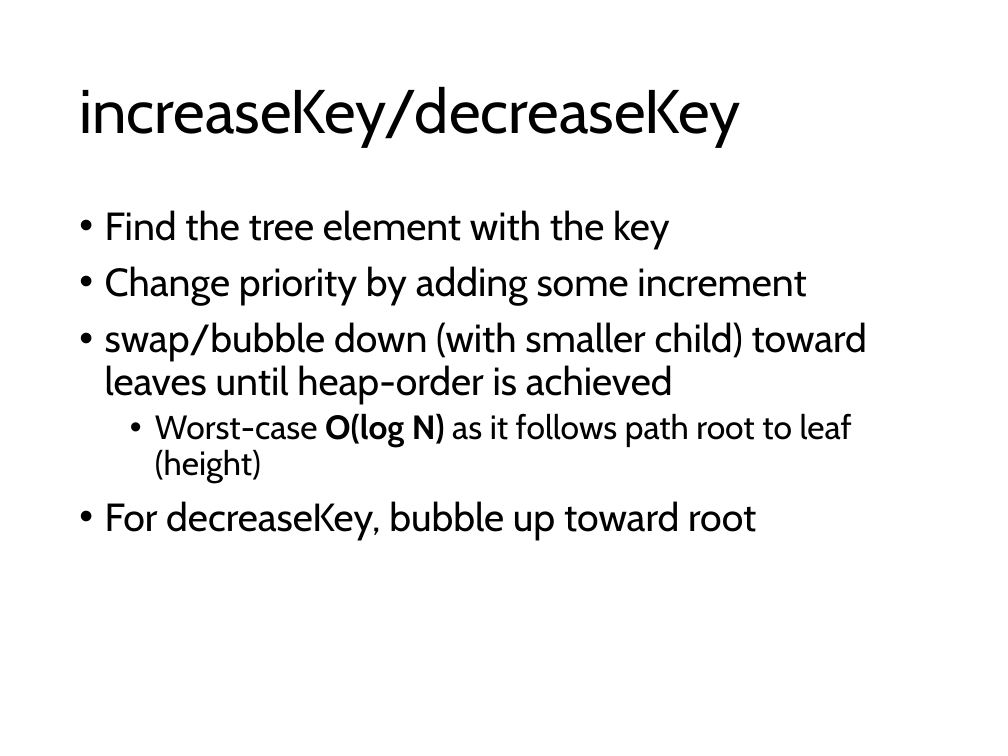
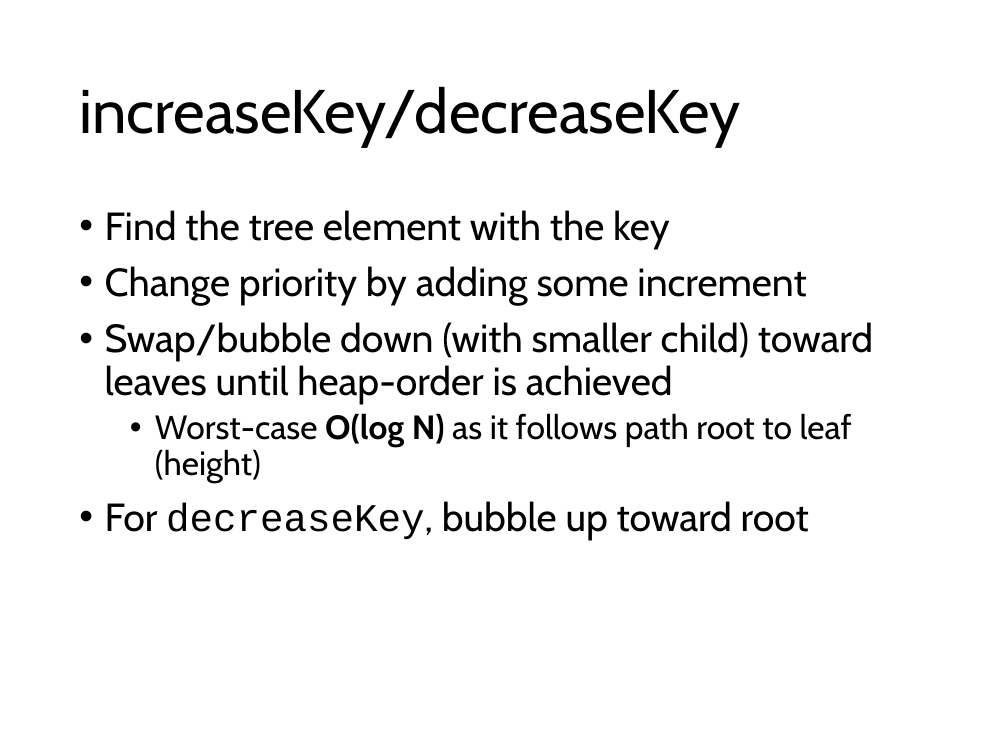
Before and after one commit to comp210ss2/comp210ss2.github.io, a slide deck: slide 30 of slides/L12_13.pptx (slide 29 before the commit). Drawn at 1008x756 pixels with LibreOffice and Linux fonts; fonts in the diff are those of the drawing. Boxes give left, top, right and bottom in pixels: in the first picture for what was removed or moved away, otherwise in the second. Text is boxed around its words. In the diff, an @@ line names an element or a change of style, - is before the commit and + after.

```diff
--- a/slides/L12_13.pptx
+++ b/slides/L12_13.pptx
@@ text at [105,322,873,404]: text changed @@
-• swap/bubble down (with smaller child) toward leaves until heap-order is achieved
+• Swap/bubble down (with smaller child) toward leaves until heap-order is achieved
@@ text at [105,501,809,540]: font Cabin to Courier New in "decreaseKey," @@
```
Also in this commit, not shown: 17 other slides changed, 8 slides added, 7 slides removed, 3 other files.
